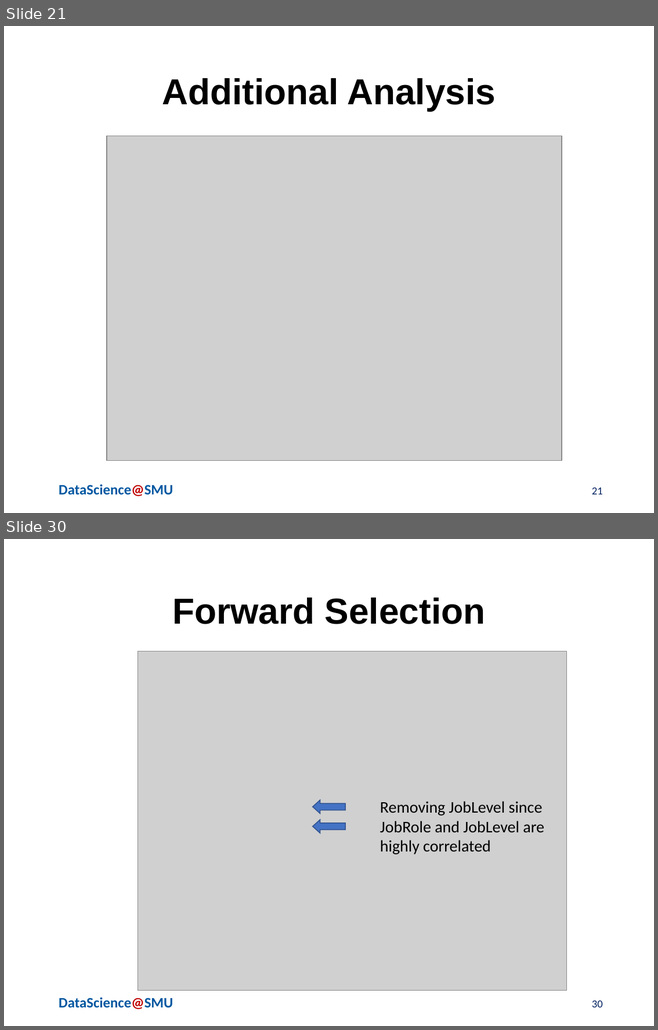
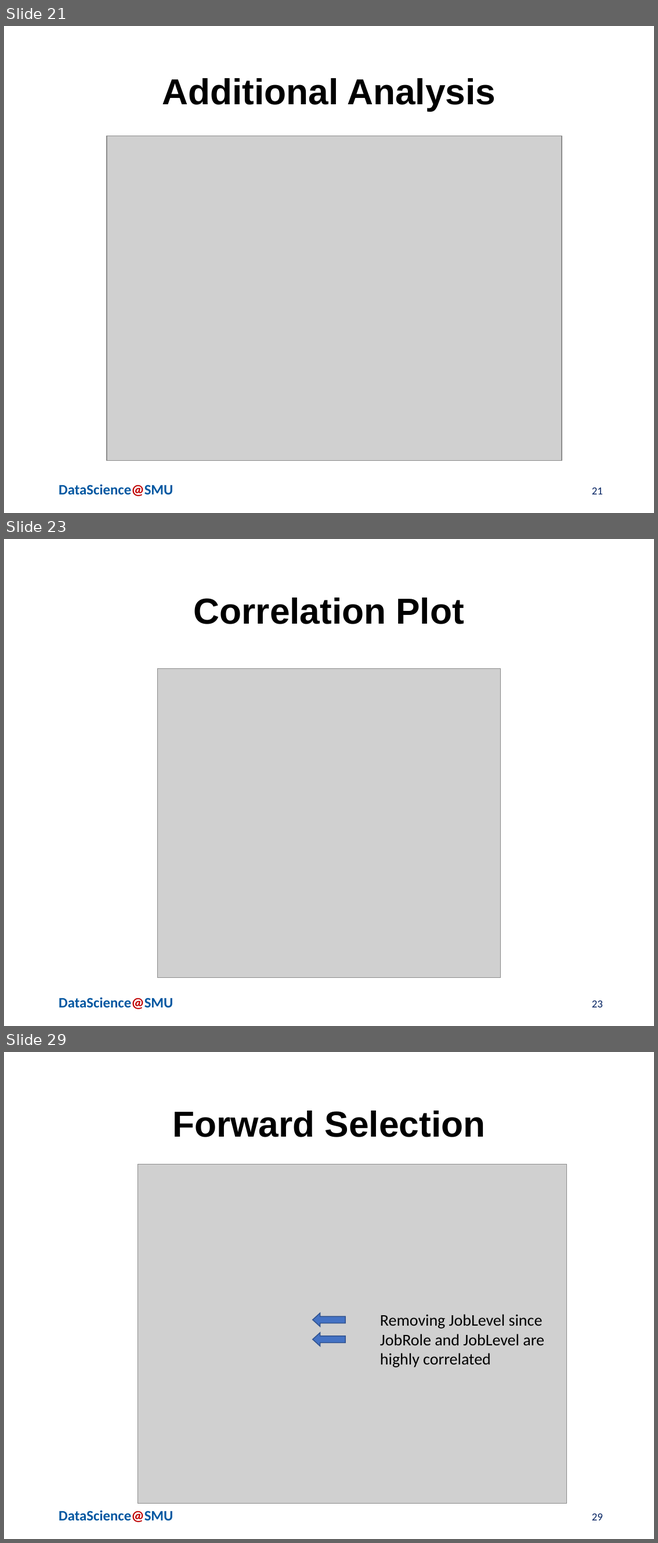
Before and after one commit to chaoshunh/SMU_MSDS, a slide deck: Doing_Data_Science/CaseStudy2/Reports/MSDSPresentationTemplatev0.1_2_2_2_2.pptx. Shown one above the other, each under a label of ours: slides 21 and 30 before the commit, slides 21, 23 and 29 after it; the slides between them are not shown. The pictures are 658x1030 and 658x1543 pixels, drawn with LibreOffice and Linux fonts; fonts in the diff are those of the drawing; grey boxes stand for pictures; background and template pictures are left out. Boxes give left, top, right and bottom in pixels: in the first picture for what was removed or moved away, otherwise in the second. Text is boxed around its words. In the diff, an @@ line names an element or a change of style, - is before the commit and + after.

```diff
--- a/Doing_Data_Science/CaseStudy2/Reports/MSDSPresentationTemplatev0.1_2_2_2_2.pptx
+++ b/Doing_Data_Science/CaseStudy2/Reports/MSDSPresentationTemplatev0.1_2_2_2_2.pptx
@@ slide 23 added at (x1=4, y1=539, x2=654, y2=1026), background #FFFFFF; not listed: 1 template element that a slide beside it also shows @@
@@ title added at (x1=194, y1=598, x2=463, y2=624), 40 pt, text #000000, bold @@
+Correlation Plot
@@ picture added at (x1=157, y1=669, x2=500, y2=978) @@
@@ page number added at (x1=592, y1=1001, x2=603, y2=1008), 12 pt, text #002060 @@
+23
@@ what was slide 30 is now slide 29 @@
@@ page number at (x1=592, y1=1514, x2=603, y2=1521): text changed @@
-30
+29
```
Also in this commit, not shown: 10 slides changed, 2 other slides added, 4 slides removed.
